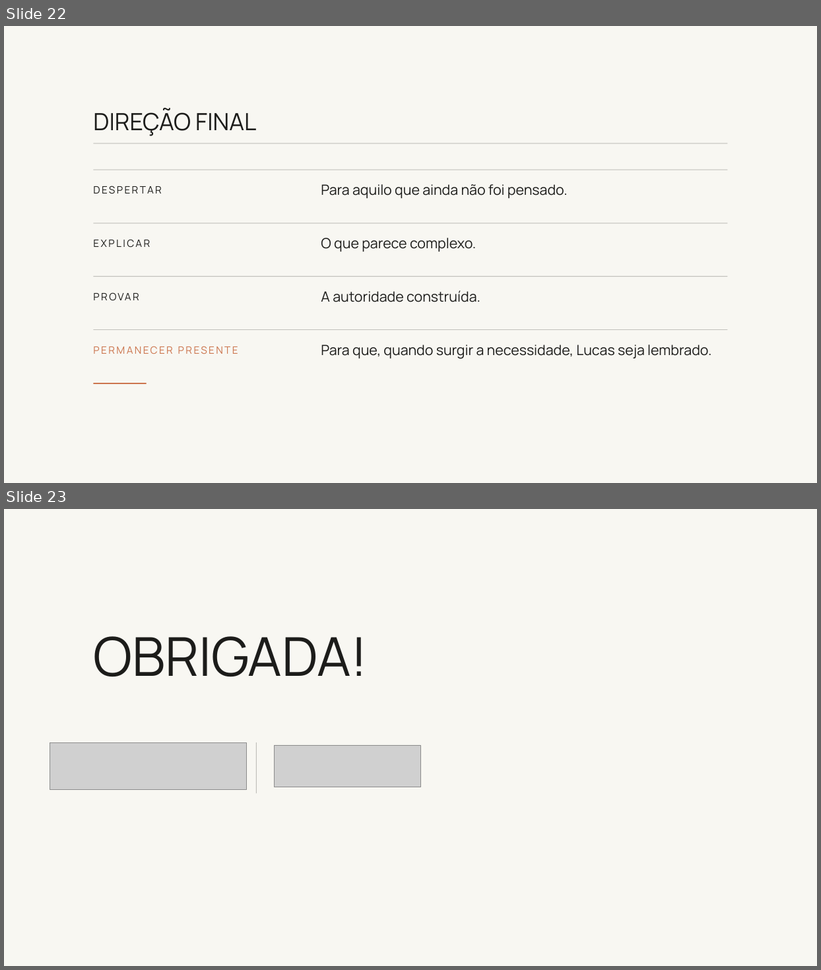
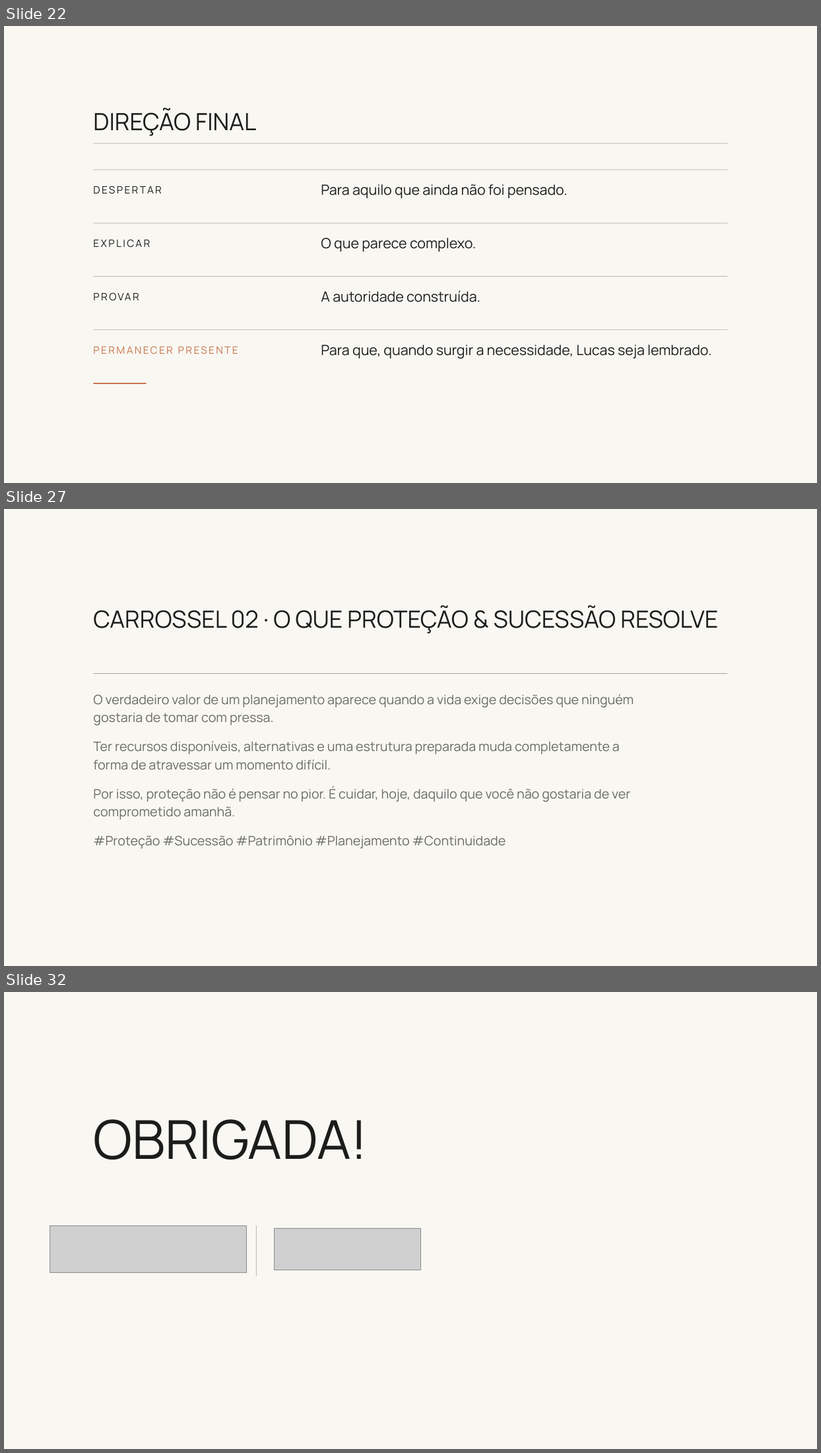
Before and after one commit to kellyalbertkabrand/Apresentacao_Revelacao_de_Essencia, a slide deck: clientes/lucas-martini/Plano-de-Conteudo-Lucas-Martini.pptx. Shown one above the other, each under a label of ours: slides 22 and 23 before the commit, slides 22, 27 and 32 after it; the slides between them are not shown. The pictures are 821x970 and 821x1453 pixels, drawn with LibreOffice and Linux fonts; fonts in the diff are those of the drawing; grey boxes stand for pictures; background and template pictures are left out. Boxes give left, top, right and bottom in pixels: in the first picture for what was removed or moved away, otherwise in the second. Text is boxed around its words. In the diff, an @@ line names an element or a change of style, - is before the commit and + after.

```diff
--- a/clientes/lucas-martini/Plano-de-Conteudo-Lucas-Martini.pptx
+++ b/clientes/lucas-martini/Plano-de-Conteudo-Lucas-Martini.pptx
@@ slide 27 added at <box>4,509,817,966</box>, background picture (left out) @@
@@ text added at <box>93,605,718,634</box>, 42 pt, text #1C1C1A @@
+CARROSSEL 02 · O QUE PROTEÇÃO & SUCESSÃO RESOLVE
@@ rectangle added at <box>94,673,727,674</box>, fill #A5A49F @@
@@ text added at <box>93,694,634,725</box>, 23 pt, text #6B6B66 @@
+O verdadeiro valor de um planejamento aparece quando a vida exige decisões que ninguém gostaria de tomar com pressa.
@@ text added at <box>93,741,620,770</box>, 23 pt, text #6B6B66 @@
+Ter recursos disponíveis, alternativas e uma estrutura preparada muda completamente a forma de atravessar um momento difícil.
@@ text added at <box>93,786,630,820</box>, 23 pt, text #6B6B66 @@
+Por isso, proteção não é pensar no pior. É cuidar, hoje, daquilo que você não gostaria de ver comprometido amanhã.
@@ text added at <box>93,836,506,849</box>, 23 pt, text #6B6B66 @@
+#Proteção #Sucessão #Patrimônio #Planejamento #Continuidade
@@ what was slide 23 is now slide 32 @@
```
Also in this commit, not shown: 1 slide changed, 8 other slides added, 35 other files.
